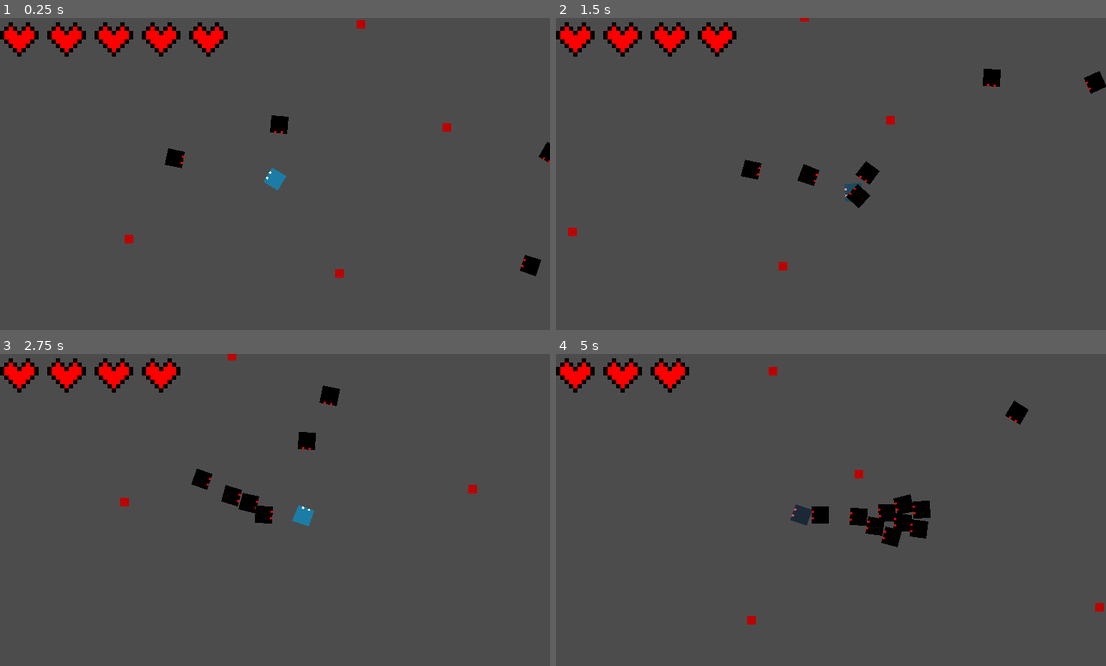
Above: before the commit, frames 1-4 (two rows, left to right).
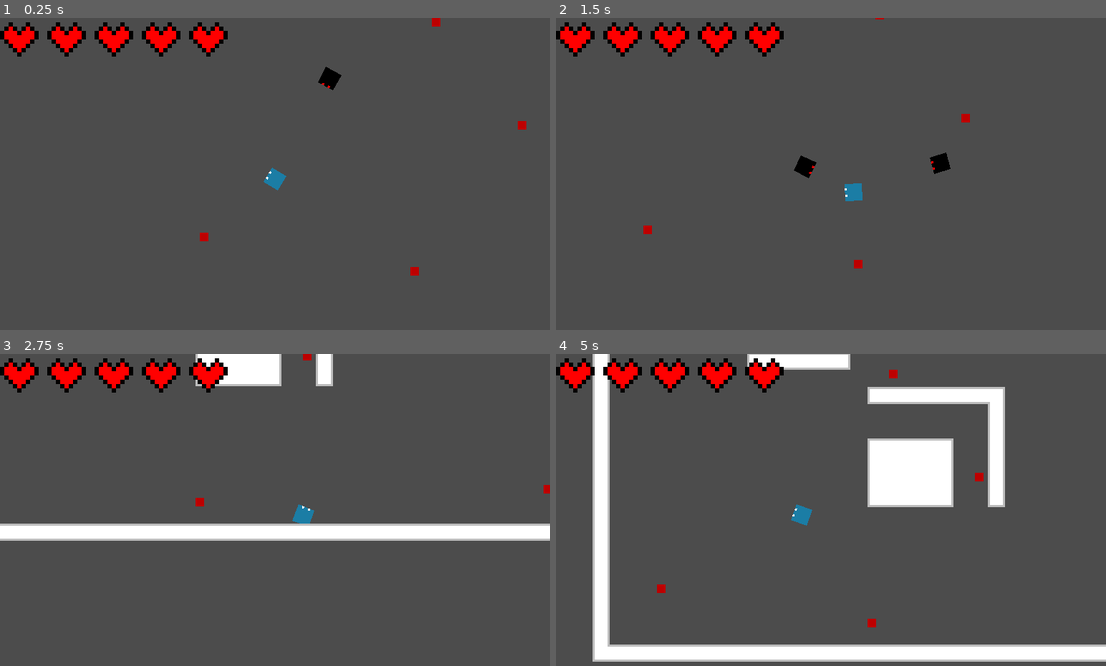
Above: after the commit, the same moments.

Repository: age-of-asparagus/bisht-jam
Game: Godot game, scene res://level_1.tscn
Same seed, same stepped clock (60 frames per second), same inputs: the game is played once before the commit and once after it.
Inputs (mouse positions are in pixels of both pictures, inside the frame that each line leads up to):
- Up to frame 1 (0.25 s): no input
- Up to frame 2 (1.5 s): move the mouse to (952, 161) at 0.52 s; hold D (move_right) 0.53-1.28 s; click (952, 161) at 0.6 s; move the mouse to (721, 195) at 1.27 s; hold S (move_down) from 1.28 s (still down); click (721, 195) at 1.35 s
- Up to frame 3 (2.75 s): move the mouse to (330, 444) at 2.02 s; release S (move_down) at 2.03 s; hold D (move_right) from 2.03 s (still down); tap E (interact) at 2.1 s; click (330, 444) at 2.3 s
- Up to frame 4 (5 s): move the mouse to (803, 578) at 2.77 s; release D (move_right) at 2.78 s; hold W (move_up) 2.78-3.53 s; click (803, 578) at 2.85 s; move the mouse to (996, 563) at 3.52 s; hold A (move_left) from 3.53 s (still down); click (996, 563) at 3.6 s; move the mouse to (666, 466) at 4.27 s; tap E (interact) at 4.35 s; click (666, 466) at 4.55 s

The runs differ from the first frame. In frame 1, 1.1% of the frame differs, in the area x 22-100%, y 0-84%; in frame 2, 2.0%; in frame 3, 8.7%; in frame 4, 18%, in the area x 6-100%, y 0-99%.

Commit message:
Use VisiblityNotifier

Diff:
--- /dev/null
+++ b/DeadMenu.tscn
@@ -0,0 +1,213 @@
+[gd_scene load_steps=9 format=2]
+
+[ext_resource path="res://StartMenu.gd" type="Script" id=1]
+[ext_resource path="res://assets/screen_off.png" type="Texture" id=2]
+[ext_resource path="res://assets/screen_on.png" type="Texture" id=3]
+[ext_resource path="res://UI/StartMenuButton.tres" type="StyleBox" id=4]
+[ext_resource path="res://assets/lightswitch_temp.png" type="Texture" id=5]
+[ext_resource path="res://UI/ClickMe.png" type="Texture" id=6]
+
+[sub_resource type="StyleBoxFlat" id=1]
+bg_color = Color( 1, 0, 0, 1 )
+border_width_left = 1
+border_width_top = 1
+border_width_right = 1
+border_width_bottom = 1
+corner_radius_top_left = 5
+corner_radius_top_right = 5
+corner_radius_bottom_right = 5
+corner_radius_bottom_left = 5
+expand_margin_left = 5.0
+expand_margin_right = 5.0
+expand_margin_top = 5.0
+expand_margin_bottom = 5.0
+shadow_size = 1
+
+[sub_resource type="StyleBoxFlat" id=2]
+bg_color = Color( 1, 0.937255, 0, 1 )
+border_width_left = 1
+border_width_top = 1
+border_width_right = 1
+border_width_bottom = 1
+corner_radius_top_left = 5
+corner_radius_top_right = 5
+corner_radius_bottom_right = 5
+corner_radius_bottom_left = 5
+expand_margin_left = 5.0
+expand_margin_right = 5.0
+expand_margin_top = 5.0
+expand_margin_bottom = 5.0
+shadow_size = 1
+
+[node name="StartMenu" type="Control"]
+anchor_right = 1.0
+anchor_bottom = 1.0
+script = ExtResource( 1 )
+
+[node name="OnTextureRect" type="TextureRect" parent="."]
+anchor_right = 1.0
+anchor_bottom = 1.0
+texture = ExtResource( 2 )
+expand = true
+stretch_mode = 1
+
+[node name="OffTextureRect" type="TextureRect" parent="."]
+anchor_right = 1.0
+anchor_bottom = 1.0
+texture = ExtResource( 3 )
+expand = true
+stretch_mode = 1
+
+[node name="ClickMe" type="TextureRect" parent="."]
+visible = false
+margin_left = 50.0
+margin_top = 33.0
+margin_right = 94.0
+margin_bottom = 65.0
+texture = ExtResource( 6 )
+expand = true
+
+[node name="CenterContainer" type="CenterContainer" parent="."]
+anchor_right = 1.0
+anchor_bottom = 1.0
+margin_top = 63.0
+margin_right = -122.0
+
+[node name="VBoxContainer" type="VBoxContainer" parent="CenterContainer"]
+margin_left = 47.0
+margin_top = 35.0
+margin_right = 87.0
+margin_bottom = 51.0
+
+[node name="Button" type="Button" parent="CenterContainer/VBoxContainer"]
+margin_right = 40.0
+margin_bottom = 16.0
+custom_styles/hover = SubResource( 1 )
+custom_styles/pressed = SubResource( 2 )
+custom_styles/focus = ExtResource( 4 )
+custom_styles/disabled = ExtResource( 4 )
+custom_styles/normal = ExtResource( 4 )
+shortcut_in_tooltip = false
+text = "START"
+
+[node name="Label" type="Label" parent="."]
+visible = false
+anchor_right = 1.0
+margin_top = 20.0
+margin_bottom = 34.0
+text = "(IN) VISIBLE"
+align = 1
+
+[node name="LightButton" type="TextureButton" parent="."]
+margin_left = 85.0
+margin_top = 29.0
+margin_right = 95.0
+margin_bottom = 39.0
+mouse_default_cursor_shape = 2
+texture_normal = ExtResource( 5 )
+texture_pressed = ExtResource( 5 )
+texture_hover = ExtResource( 5 )
+texture_focused = ExtResource( 5 )
+expand = true
+flip_v = true
+
+[node name="LightButton2" type="TextureButton" parent="."]
+margin_left = 89.0
+margin_top = 1.0
+margin_right = 99.0
+margin_bottom = 11.0
+mouse_default_cursor_shape = 2
+texture_normal = ExtResource( 5 )
+texture_pressed = ExtResource( 5 )
+texture_hover = ExtResource( 5 )
+texture_focused = ExtResource( 5 )
+expand = true
+flip_v = true
+
+[node name="LightButton3" type="TextureButton" parent="."]
+margin_left = 31.0
+margin_top = 65.0
+margin_right = 41.0
+margin_bottom = 75.0
+mouse_default_cursor_shape = 2
+texture_normal = ExtResource( 5 )
+texture_pressed = ExtResource( 5 )
+texture_hover = ExtResource( 5 )
+texture_focused = ExtResource( 5 )
+expand = true
+flip_v = true
+
+[node name="LightButton4" type="TextureButton" parent="."]
+margin_left = 147.0
+margin_top = 59.0
+margin_right = 157.0
+margin_bottom = 69.0
+mouse_default_cursor_shape = 2
+texture_normal = ExtResource( 5 )
+texture_pressed = ExtResource( 5 )
+texture_hover = ExtResource( 5 )
+texture_focused = ExtResource( 5 )
+expand = true
+flip_v = true
+
+[node name="LightButton5" type="TextureButton" parent="."]
+margin_left = 159.0
+margin_top = 19.0
+margin_right = 169.0
+margin_bottom = 29.0
+mouse_default_cursor_shape = 2
+texture_normal = ExtResource( 5 )
+texture_pressed = ExtResource( 5 )
+texture_hover = ExtResource( 5 )
+texture_focused = ExtResource( 5 )
+expand = true
+flip_v = true
+
+[node name="LightButton6" type="TextureButton" parent="."]
+margin_left = 165.0
+margin_top = 93.0
+margin_right = 175.0
+margin_bottom = 103.0
+mouse_default_cursor_shape = 2
+texture_normal = ExtResource( 5 )
+texture_pressed = ExtResource( 5 )
+texture_hover = ExtResource( 5 )
+texture_focused = ExtResource( 5 )
+expand = true
+flip_v = true
+
+[node name="LightButton7" type="TextureButton" parent="."]
+margin_left = 205.0
+margin_top = 105.0
+margin_right = 215.0
+margin_bottom = 115.0
+mouse_default_cursor_shape = 2
+texture_normal = ExtResource( 5 )
+texture_pressed = ExtResource( 5 )
+texture_hover = ExtResource( 5 )
+texture_focused = ExtResource( 5 )
+expand = true
+flip_v = true
+
+[node name="LightButton8" type="TextureButton" parent="."]
+margin_left = 99.0
+margin_top = 119.0
+margin_right = 109.0
+margin_bottom = 129.0
+mouse_default_cursor_shape = 2
+texture_normal = ExtResource( 5 )
+texture_pressed = ExtResource( 5 )
+texture_hover = ExtResource( 5 )
+texture_focused = ExtResource( 5 )
+expand = true
+flip_v = true
+
+[connection signal="pressed" from="CenterContainer/VBoxContainer/Button" to="." method="_on_Button_pressed"]
+[connection signal="pressed" from="LightButton" to="." method="_on_LightButton_pressed"]
+[connection signal="pressed" from="LightButton2" to="." method="_on_LightButton_pressed"]
+[connection signal="pressed" from="LightButton3" to="." method="_on_LightButton_pressed"]
+[connection signal="pressed" from="LightButton4" to="." method="_on_LightButton_pressed"]
+[connection signal="pressed" from="LightButton5" to="." method="_on_LightButton_pressed"]
+[connection signal="pressed" from="LightButton6" to="." method="_on_LightButton_pressed"]
+[connection signal="pressed" from="LightButton7" to="." method="_on_LightButton_pressed"]
+[connection signal="pressed" from="LightButton8" to="." method="_on_LightButton_pressed"]
--- a/enemy.gd
+++ b/enemy.gd
@@ -4,7 +4,7 @@
 var speed = 50
 onready var player = get_parent().get_parent().get_node("player")
 onready var navigation = get_node("NavigationAgent2D")
-var attacking = true
+var attacking = false
 
 func _physics_process(delta):
 
@@ -18,5 +18,5 @@
 	move_and_slide(velocity)
 
 
-func _on_Area2D_body_entered(body):
+func _on_VisibilityNotifier2D_screen_entered():
 	attacking = true
--- a/enemy.tscn
+++ b/enemy.tscn
@@ -1,13 +1,10 @@
-[gd_scene load_steps=5 format=2]
+[gd_scene load_steps=4 format=2]
 
 [ext_resource path="res://assets/enemies/bisht_jam_enemy_temp (2).png" type="Texture" id=1]
 [ext_resource path="res://enemy.gd" type="Script" id=2]
 
 [sub_resource type="CircleShape2D" id=1]
 radius = 4.0
-
-[sub_resource type="CircleShape2D" id=2]
-radius = 297.417
 
 [node name="enemy" type="KinematicBody2D" groups=["Enemies"]]
 collision_layer = 4
@@ -25,9 +22,8 @@
 
 [node name="NavigationAgent2D" type="NavigationAgent2D" parent="."]
 
-[node name="Area2D" type="Area2D" parent="."]
+[node name="VisibilityNotifier2D" type="VisibilityNotifier2D" parent="."]
+position = Vector2( -4.17233e-07, 0 )
+scale = Vector2( 0.5, 0.5 )
 
-[node name="CollisionShape2D" type="CollisionShape2D" parent="Area2D"]
-shape = SubResource( 2 )
-
-[connection signal="body_entered" from="Area2D" to="." method="_on_Area2D_body_entered"]
+[connection signal="screen_entered" from="VisibilityNotifier2D" to="." method="_on_VisibilityNotifier2D_screen_entered"]
--- a/level_1.tscn
+++ b/level_1.tscn
@@ -503,22 +503,14 @@
 margin_right = 4380.0
 margin_bottom = 3238.0
 
-[node name="player" parent="." instance=ExtResource( 1 )]
-position = Vector2( -52, 82 )
-z_index = 1
-
 [node name="enemies" type="Node2D" parent="."]
-visible = false
 z_index = 1
 __meta__ = {
 "_edit_lock_": true
 }
 
 [node name="enemy" parent="enemies" instance=ExtResource( 2 )]
-position = Vector2( -49, 45 )
-
-[node name="enemy2" parent="enemies" instance=ExtResource( 2 )]
-position = Vector2( -58, -90 )
+position = Vector2( -56, 26 )
 
 [node name="enemy3" parent="enemies" instance=ExtResource( 2 )]
 position = Vector2( 166, -74 )
@@ -539,16 +531,13 @@
 position = Vector2( 82, 60 )
 
 [node name="enemy7" parent="enemies" instance=ExtResource( 2 )]
-position = Vector2( 78, 126 )
-
-[node name="enemy8" parent="enemies" instance=ExtResource( 2 )]
-position = Vector2( -110, 70 )
+position = Vector2( 93, -90 )
 
 [node name="enemy9" parent="enemies" instance=ExtResource( 2 )]
 position = Vector2( 228, 108 )
 
 [node name="enemy10" parent="enemies" instance=ExtResource( 2 )]
-position = Vector2( 282, -8 )
+position = Vector2( 264, -13 )
 
 [node name="enemy11" parent="enemies" instance=ExtResource( 2 )]
 position = Vector2( 396, 70 )
@@ -576,9 +565,6 @@
 
 [node name="enemy19" parent="enemies" instance=ExtResource( 2 )]
 position = Vector2( 522, -10 )
-
-[node name="enemy5" parent="enemies" instance=ExtResource( 2 )]
-position = Vector2( 118, 2 )
 
 [node name="tiles" type="Node2D" parent="."]
 __meta__ = {
@@ -675,6 +661,7 @@
 position = Vector2( 146, -86 )
 
 [node name="navigation" type="Node2D" parent="."]
+visible = false
 
 [node name="NavigationPolygonInstance" type="NavigationPolygonInstance" parent="navigation"]
 navpoly = SubResource( 71 )
@@ -687,3 +674,7 @@
 
 [node name="NavigationPolygonInstance4" type="NavigationPolygonInstance" parent="navigation"]
 navpoly = SubResource( 74 )
+
+[node name="player" parent="." instance=ExtResource( 1 )]
+position = Vector2( -87, 83 )
+z_index = 1
--- a/project.godot
+++ b/project.godot
@@ -22,8 +22,8 @@
 
 window/size/width=256
 window/size/height=150
-window/size/test_width=1024
-window/size/test_height=600
+window/size/test_width=1280
+window/size/test_height=750
 window/stretch/mode="2d"
 window/stretch/aspect="expand"
 
